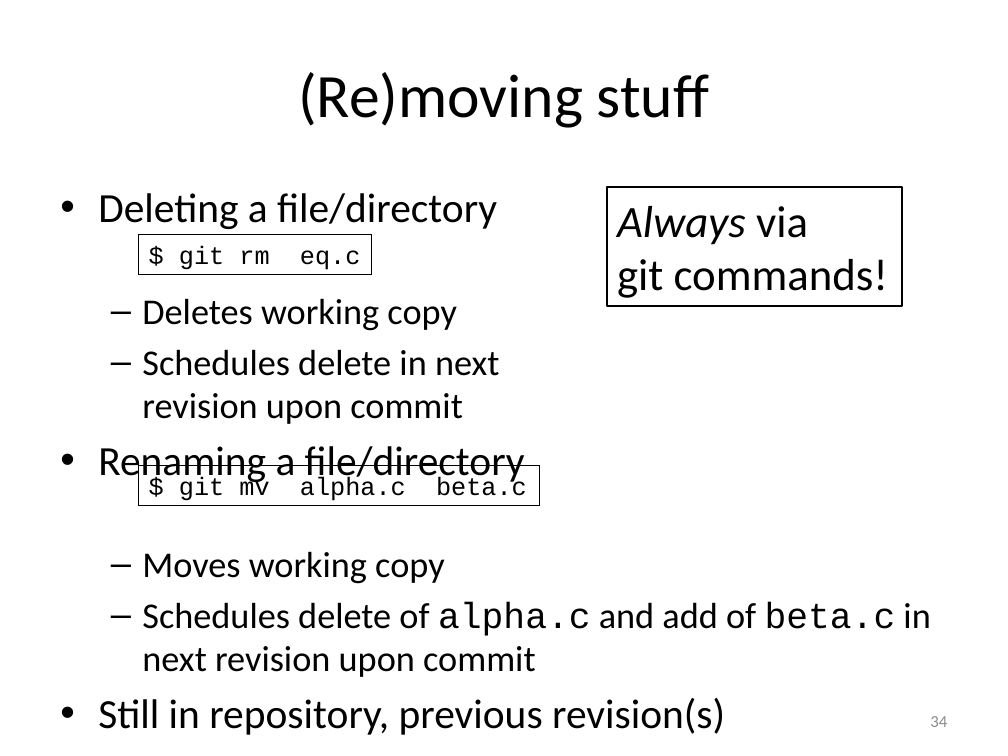
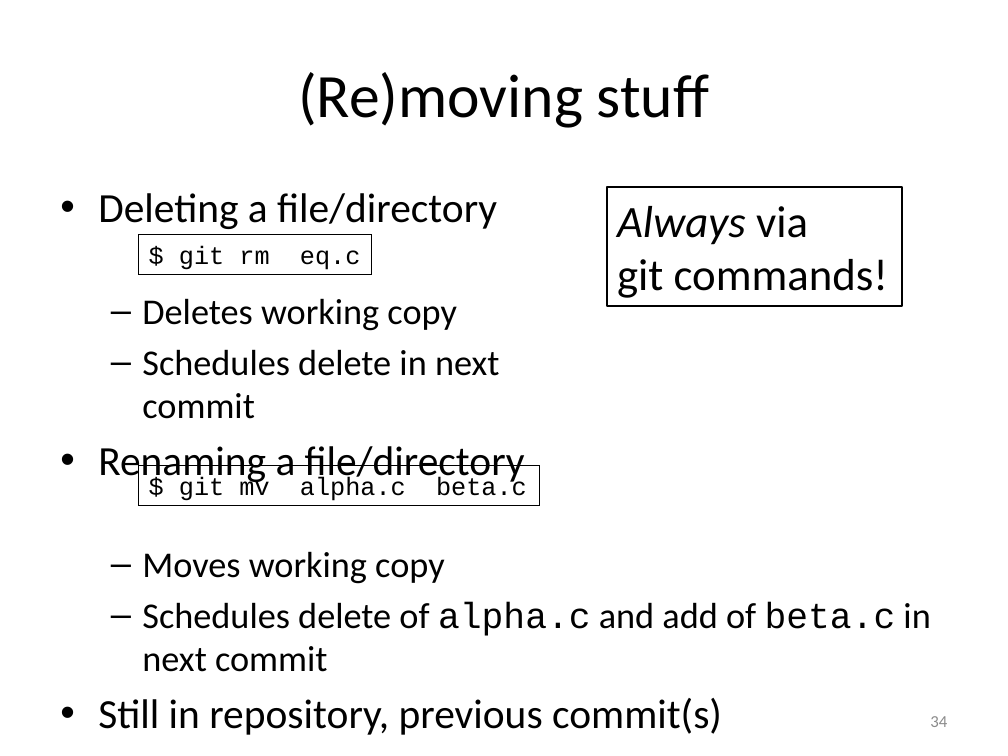
Before and after one commit to gjbex/Version-control-with-git, a slide deck: slide 34 of version_control_git.pptx. Drawn at 1008x756 pixels with LibreOffice and Linux fonts; fonts in the diff are those of the drawing. Boxes give left, top, right and bottom in pixels: in the first picture for what was removed or moved away, otherwise in the second. Text is boxed around its words. In the diff, an @@ line names an element or a change of style, - is before the commit and + after.

Commit message:
Use "commit" rather than "revision"
For consistency, it is better to mostly refer to commits, rather than revisions.

```diff
--- a/version_control_git.pptx
+++ b/version_control_git.pptx
@@ text at (142,349,499,419): text changed @@
-  – Schedules delete in next
-    revision upon commit
+  – Schedules delete in next
+    commit
@@ text at (98,602,930,735): text changed @@
-  – Schedules delete of alpha.c and add of beta.c in next revision upon commit
-• Still in repository, previous revision(s)
+  – Schedules delete of alpha.c and add of beta.c in next commit
+• Still in repository, previous commit(s)
```
Also in this commit, not shown: 11 other slides changed.
